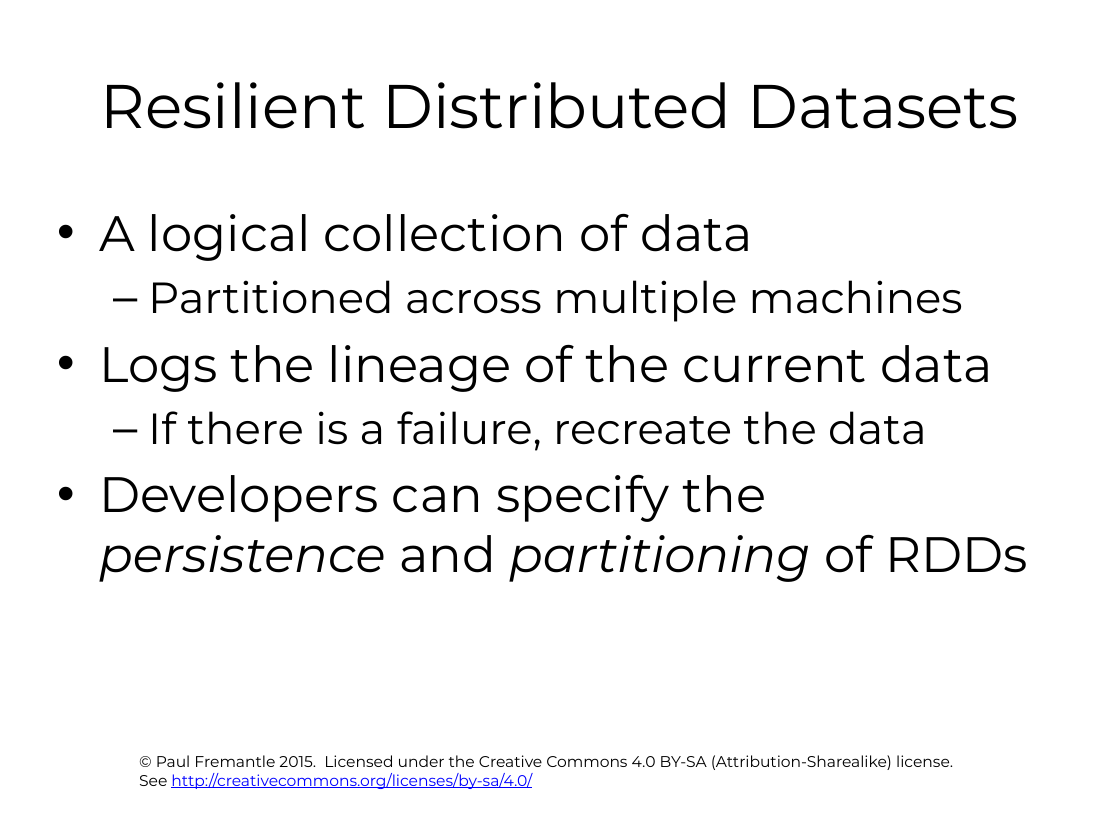
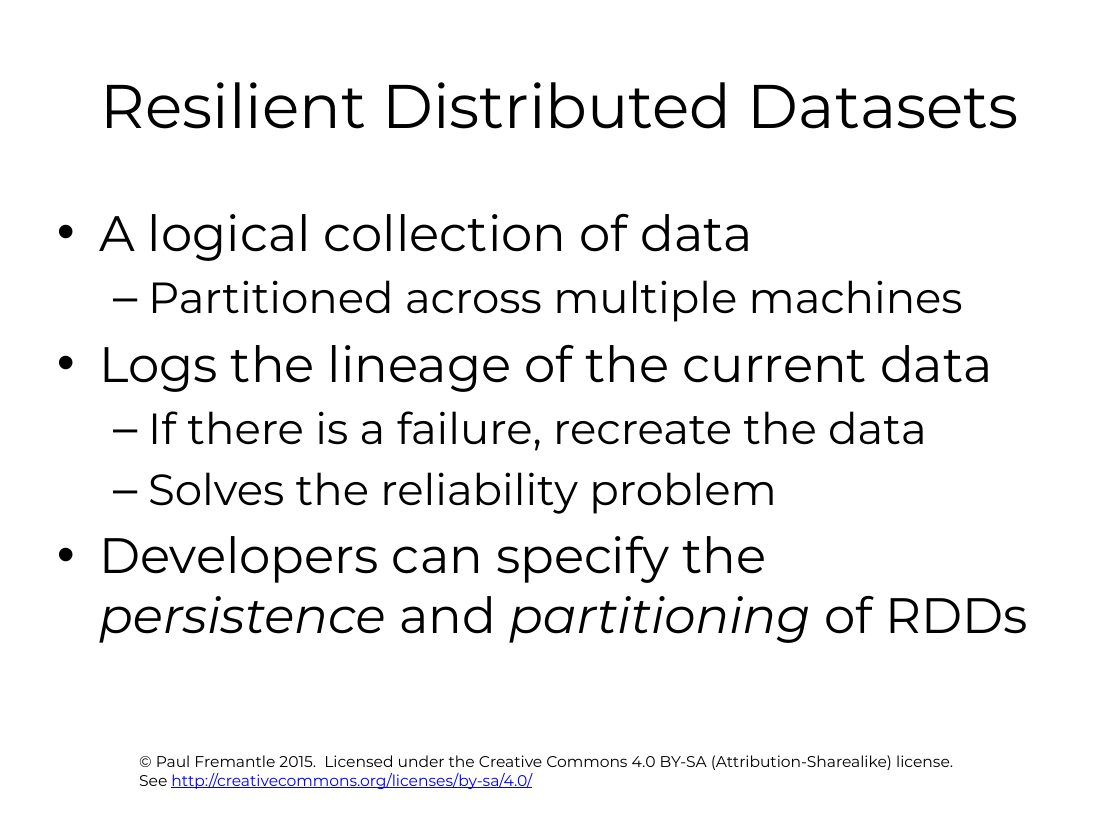
Before and after one commit to pzfreo/ox-clo, a slide deck: slide 9 of pres-source/07-spark-and-adjuncts.pptx (slide 8 before the commit). Drawn at 1120x840 pixels with LibreOffice and Linux fonts; fonts in the diff are those of the drawing; background and template pictures are left out. Boxes give left, top, right and bottom in pixels: in the first picture for what was removed or moved away, otherwise in the second. Text is boxed around its words. In the diff, an @@ line names an element or a change of style, - is before the commit and + after.

```diff
--- a/pres-source/07-spark-and-adjuncts.pptx
+++ b/pres-source/07-spark-and-adjuncts.pptx
@@ text at (148, 472, 776, 514): paragraph added @@
+  – Solves the reliability problem
```
Also in this commit, not shown: 1 other slide changed, 1 slide added, 22 other files.
